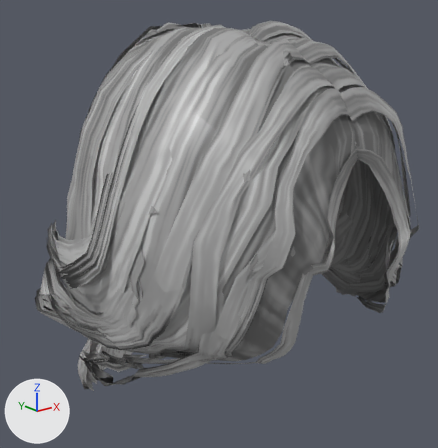
An edit to the glTF model public/models/daz_hair_curtain_wave.glb, drawn before and after from the same camera.
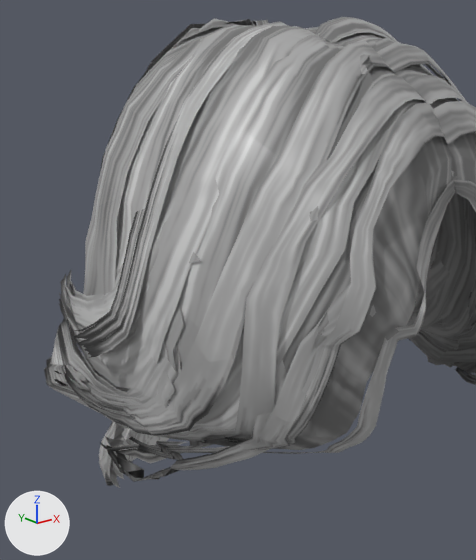
The first picture shows the older version from a 50 mm lens placed at (-0.225, -0.272, 0.129), pointed at (0.0, 0.01, 0.016). The close-ups show the older and then the newer version on the part from 0% to 85% of the width and 2% to 100% of the height of that picture. Only the edits that show in the close-ups are written down. Arrows for +X, +Y and +Z are at lower left; the lights stay in place. Vertices at exactly the same position are counted once.

Objects in the first close-up: 'daz_hair_curtain_wave'.
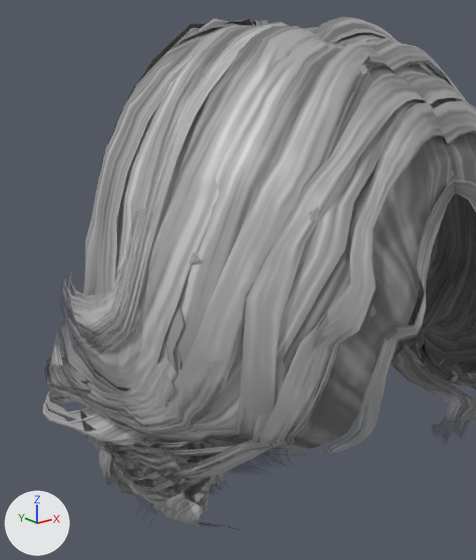
The change, as JSON lines over the scene's bpy script:
```json
{"op": "add", "block": "mat_daz_hair_curtain_wave_mat_1", "code": ["mat_daz_hair_curtain_wave_mat_1 = principled_material('daz_hair_curtain_wave_Mat')", "mat_daz_hair_curtain_wave_mat_1.texture = img_image_0  # with its transparency", "mat_daz_hair_curtain_wave_mat_1.roughness = 0.46"]}
{"block": "me_daz_hair_curtain_wave", "where": "# used by ob_daz_hair_curtain_wave; location = (0.0, 0.0, 0.0)"}
{"op": "remove", "block": "me_daz_hair_curtain_wave", "code": "me_daz_hair_curtain_wave.from_pydata(...)  # 5620 vertices, 7547 faces; spans x -0.116..0.113, y -0.106..0.111, z -0.109..0.136"}
{"op": "add", "block": "me_daz_hair_curtain_wave", "code": "me_daz_hair_curtain_wave.from_pydata(...)  # 7986 vertices, 10763 faces; spans x -0.116..0.113, y -0.106..0.111, z -0.146..0.136"}
{"block": "me_daz_hair_curtain_wave", "change": "me_daz_hair_curtain_wave part 1: 174 vertices moved from x 0.05..0.106, y -0.075..0.014, z -0.044..-0.026 to x 0.05..0.106, y -0.076..0.013, z -0.044..-0.026; 3 vertices removed from x 0.067..0.094, y -0.044..0.011, z -0.04..-0.027; 875 vertices added at x 0.053..0.105, y -0.065..0.064, z -0.068..0.021"}
{"block": "me_daz_hair_curtain_wave", "change": "me_daz_hair_curtain_wave part 2: 156 vertices moved from x -0.105..-0.049, y -0.072..0.014, z -0.046..-0.026 to x -0.105..-0.049, y -0.073..0.013, z -0.046..-0.026; 7 vertices removed from x -0.102..-0.091, y -0.031..0.012, z -0.043..-0.039; 889 vertices added at x -0.112..-0.04, y -0.057..0.074, z -0.069..0.02"}
{"block": "me_daz_hair_curtain_wave", "change": "me_daz_hair_curtain_wave part 3: 612 vertices added at x -0.063..0.062, y 0.053..0.1, z -0.146..-0.07"}
{"block": "me_daz_hair_curtain_wave", "change": "me_daz_hair_curtain_wave part 4: 7523 faces spanning x -0.116..0.113, y -0.106..0.111, z -0.109..0.136 switch from mat_daz_hair_curtain_wave_mat to mat_daz_hair_curtain_wave_mat_1 (picture img_image_0)"}
{"block": "me_daz_hair_curtain_wave", "change": "other edits to the shape of me_daz_hair_curtain_wave do not show in these pictures"}
```

Where the change shows, as pixel boxes [x1, y1, x2, y2] in the close-ups (476 x 560 px):
```json
{"object": "daz_hair_curtain_wave", "change": "reshaped", "before": [44, 17, 476, 488], "after": [43, 17, 476, 531]}
{"part": 1, "of": "me_daz_hair_curtain_wave", "change": "built on", "before": [408, 320, 476, 385], "after": [391, 254, 476, 438]}
{"part": 2, "of": "me_daz_hair_curtain_wave", "change": "built on", "before": [101, 415, 320, 482], "after": [43, 385, 320, 531]}
{"part": 3, "of": "me_daz_hair_curtain_wave", "change": "added", "after": [117, 439, 280, 506], "on screen": "mostly hidden"}
{"part": 4, "of": "me_daz_hair_curtain_wave", "change": "edited", "before": [48, 17, 476, 488], "after": [48, 17, 476, 488], "on screen": "looks the same"}
```
